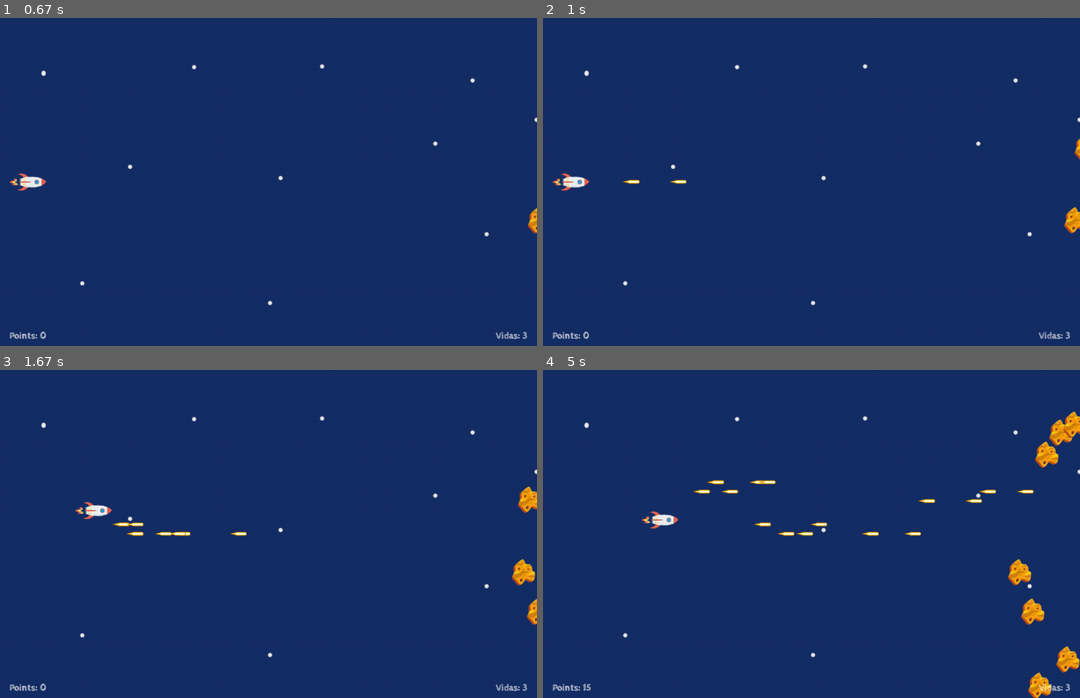
Above: before the commit, frames 1-4 (two rows, left to right).
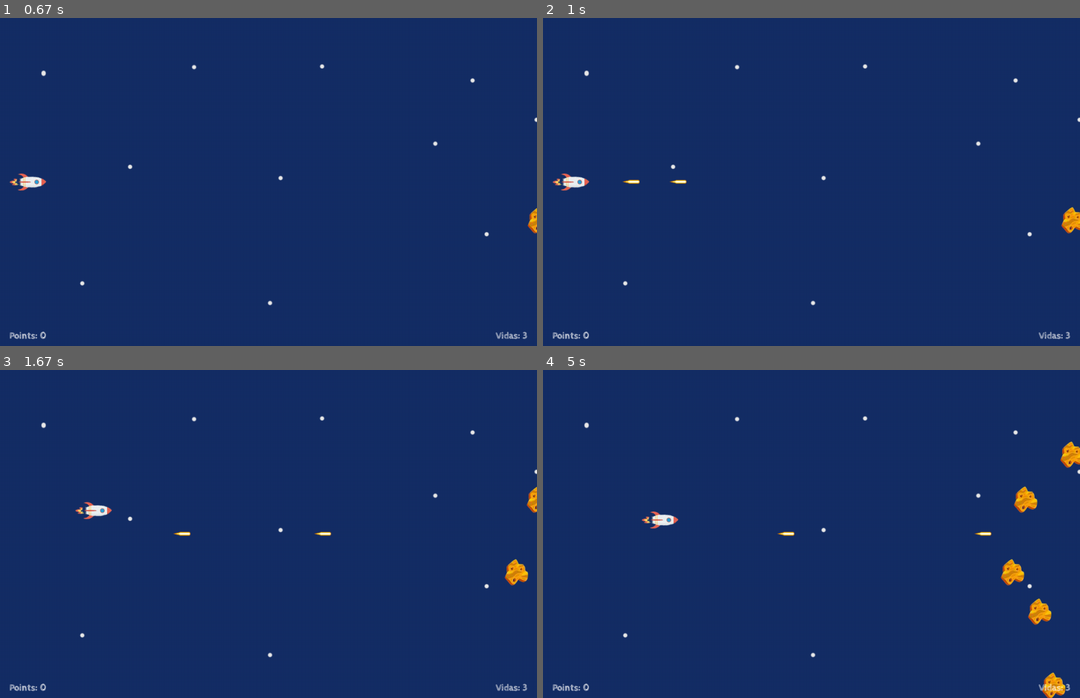
Above: after the commit, the same moments.

Repository: MarkelJM/FinalPygameSpace
Game: pygame game, started from main.py
Same seed, same stepped clock (60 frames per second), same inputs: the game is played once before the commit and once after it.
Inputs:
- Up to frame 1 (0.67 s): tap B at 0.33 s
- Up to frame 2 (1 s): tap Space at 0.67 s
- Up to frame 3 (1.67 s): hold Right 1-1.47 s; tap Space at 1.07, 1.37, 1.57 s; hold Up from 1.5 s (still down)
- Up to frame 4 (5 s): release Up at 1.8 s; hold Right 1.83-2.3 s; tap Space at 1.9, 2.2, 2.4, 2.7, 2.97, 3.3, 3.6, 3.73, 4.13, 4.43, 4.8 s; hold Left 2.33-2.87 s; hold Down 2.9-3.2 s; hold Left 3.23-3.63 s; hold Up 3.67-4.03 s; hold Right 4.07-4.7 s; hold Down from 4.73 s (still down)

Frame 1 is identical in both runs. In frame 2, 0.2% of the frame differs, in the area x 96-100%, y 36-66%; in frame 3, 0.8%; in frame 4, 2.8%, in the area x 7-100%, y 12-100%.

Commit message:
feat: creat Level class and methods(to do)

Diff:
--- a/thequest/objects.py
+++ b/thequest/objects.py
@@ -180,3 +180,23 @@
         pos_x = 20
         pos_y = HEIGHT-text.get_height() -10
         screen.blit(text, (pos_x, pos_y))
+
+
+
+class Levels():
+    def __init__(self):
+        create_leve_rock = True
+        speed_planet = 10
+        activate_plane_control = True
+
+    def star_level_1(self):
+        pass
+
+    def star_level_2(self):
+        pass
+
+    def star_level_3(self):
+        pass
+
+    def update(self):
+        pass
--- a/thequest/scenes.py
+++ b/thequest/scenes.py
@@ -201,6 +201,7 @@
         self.shot_exist = False
         exit = False
         contador = 0
+        counting_bullet_time = 0
         self.time_start = pg.time.get_ticks()
         while not exit:
             self.time_loop = pg.time.get_ticks()
@@ -208,20 +209,22 @@
                 self.time_start, self.time_loop)
 
             contador += 1
+
             for event in pg.event.get():
                 if event.type == pg.KEYDOWN and event.key == pg.K_SPACE:
-                    # print("si")
-                    self.shot = self.create_bullet()
-                    self.shot = self.create_bullet()
-                    self.shot = self.create_bullet()
-                    self.shot_exist = True
+                    if counting_bullet_time % 10 == 0:
+                        self.shot = self.create_bullet()
+                        self.shot = self.create_bullet()
+                        self.shot = self.create_bullet()
+                        self.shot_exist = True
+                    counting_bullet_time += 1
 
                 if event.type == pg.QUIT:
                     pg.quit()
                     sys.exit()
 
             # ROCK CREATER CONTROLLER
-            if contador == 1 or contador % 15 == 0:  # create first rocks to don´t have problems with create method
+            if contador == 1 or contador % 30 == 0:  # create first rocks to don´t have problems with create method
                 self.created_rock_small = self.create_rocks_small()
 
             ### UPDATE OBJECTS SETUP ###
